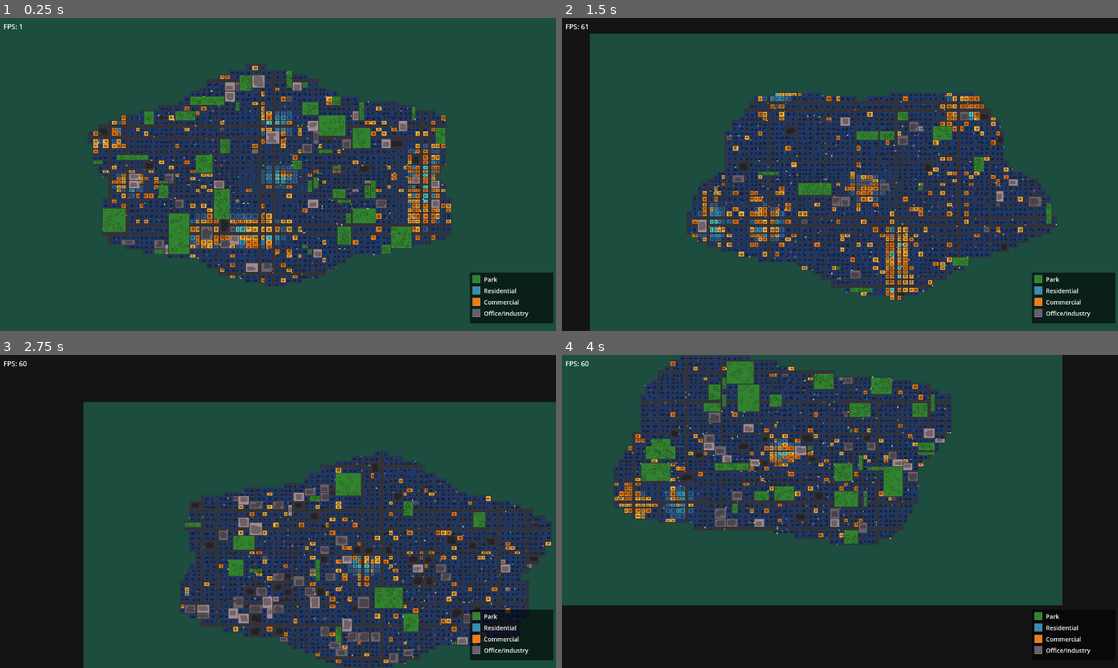
Above: before the commit, frames 1-4 (two rows, left to right).
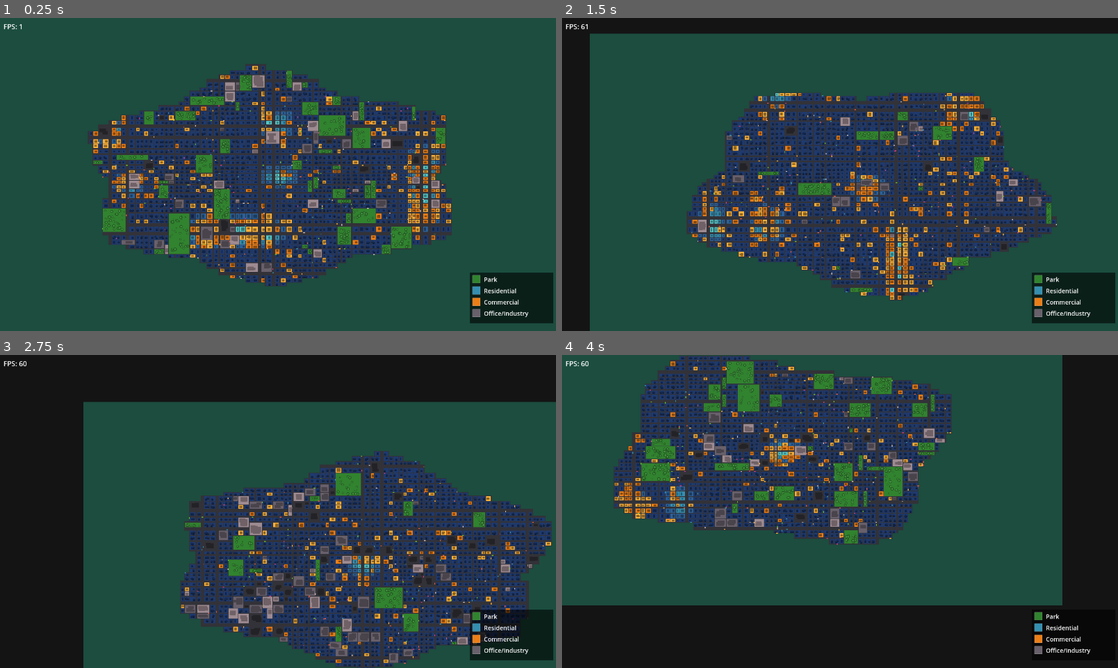
Above: after the commit, the same moments.

Repository: estebanm123/transit
Game: Godot game, scene res://Main.tscn
Two runs of this game, one before a commit and one after it. Both use one fixed random seed, a clock stepped at 60 frames per second and the inputs below.
Inputs (mouse positions are in pixels of both pictures, inside the frame that each line leads up to):
- Up to frame 1 (0.25 s): no input
- Up to frame 2 (1.5 s): tap Enter at 0.5 s; move the mouse to (962, 158) at 0.52 s; tap R at 0.6 s; click (962, 158) at 0.67 s; drag from (728, 190) to (812, 237) at 1.27 s
- Up to frame 3 (2.75 s): move the mouse to (333, 442) at 2.02 s; tap R at 2.1 s; click (333, 442) at 2.17 s
- Up to frame 4 (4 s): drag from (812, 574) to (673, 464) at 2.77 s; move the mouse to (1006, 558) at 3.52 s; tap R at 3.6 s; click (1006, 558) at 3.67 s

The runs differ from the first frame. In frame 1, less than 0.1% of the frame differs, in the area x 18-81%, y 24-84%; in frame 2, less than 0.1%; in frame 3, less than 0.1%; in frame 4, less than 0.1%, in the area x 10-70%, y 3-61%.

Commit message:
Codify palette

Diff:
--- a/City.gd
+++ b/City.gd
@@ -11,27 +11,27 @@
 const WCollector: float = 4.0
 const WLocal: float = 1.5
 
-const CCountryside: Color = Color("#1c4d3f")
-const CStreet: Color = Color("#323238")
+const CCountryside: Color = Palette.CGreenDark
+const CStreet: Color = Palette.CGrayDeep
 
-const CPark: Color = Color("#31832f")
+const CPark: Color = Palette.CGreen
 
-const CRes := [
-	Color("#1e3a70"),
-	Color("#2c6199"),
-	Color("#358fb0"),
-	Color("#55c6c6"),
+const CRes: Array[Color] = [
+	Palette.CBlueDark,
+	Palette.CBlue,
+	Palette.CSkyBlue,
+	Palette.CCyan,
 ]
 
-const CCom := [
-	Color("#eb7e17"),
-	Color("#fab13c"),
+const CCom: Array[Color] = [
+	Palette.COrange,
+	Palette.CAmber,
 ]
 
-const CInd := [
-	Color("#323238"),
-	Color("#68606b"),
-	Color("#9e8b92"),
+const CInd: Array[Color] = [
+	Palette.CGrayDeep,
+	Palette.CGrayDark,
+	Palette.CGrayMid,
 ]
 
 var vertStreetWidths: Array[float] = []
--- /dev/null
+++ b/Palette.gd
@@ -0,0 +1,50 @@
+class_name Palette
+
+const CRed: Color = Color("#c93426")
+const CRedDark: Color = Color("#9e232f")
+const CRoseDark: Color = Color("#631b33")
+const CMaroon: Color = Color("#40162a")
+const CNearBlackWarm: Color = Color("#1c0e12")
+const CBrownDarker: Color = Color("#421c1b")
+const CBrown: Color = Color("#7d2e1e")
+const CBrownLight: Color = Color("#bd4b1e")
+const COrange: Color = Color("#eb7e17")
+const CAmber: Color = Color("#fab13c")
+const COlive: Color = Color("#b5bd2b")
+const CLime: Color = Color("#6ca823")
+const CGreen: Color = Color("#31832f")
+const CGreenDark: Color = Color("#1c4d3f")
+const CTealDark: Color = Color("#153436")
+const CTealDeep: Color = Color("#0e2229")
+const CTealGreen: Color = Color("#1b6b4e")
+const CGreenMid: Color = Color("#2d9656")
+const CGreenBright: Color = Color("#6cbd2a")
+const CTeal: Color = Color("#2a6c6c")
+const CTealMid: Color = Color("#379e80")
+const CMint: Color = Color("#51d598")
+const CMintLight: Color = Color("#7ff0d9")
+const CCyan: Color = Color("#55c6c6")
+const CSkyBlue: Color = Color("#358fb0")
+const CBlue: Color = Color("#2c6199")
+const CBlueDark: Color = Color("#1e3a70")
+const CNavy: Color = Color("#271c40")
+const CPurpleDark: Color = Color("#411a4a")
+const CPurple: Color = Color("#751e6d")
+const CMagenta: Color = Color("#a1207a")
+const CPink: Color = Color("#cf3c8a")
+const CPinkLight: Color = Color("#fc868e")
+const CPinkMid: Color = Color("#e85689")
+const CPinkDark: Color = Color("#c72e68")
+const CRose: Color = Color("#7a204a")
+const CSkinLight: Color = Color("#ffd9ad")
+const CSkin: Color = Color("#f7b674")
+const CSkinDark: Color = Color("#eb8657")
+const CSienna: Color = Color("#de5b47")
+const CRust: Color = Color("#ab3c3c")
+const CTerracotta: Color = Color("#cc5b35")
+const COffWhite: Color = Color("#faefe6")
+const CGrayLight: Color = Color("#d1bcb8")
+const CGrayMid: Color = Color("#9e8b92")
+const CGrayDark: Color = Color("#68606b")
+const CGrayDeep: Color = Color("#323238")
+const CNearBlack: Color = Color("#101012")
--- a/Traffic.gd
+++ b/Traffic.gd
@@ -6,13 +6,13 @@
 const CarLength: float = 3.5
 const CarWidth: float = 1.8
 
-const CarColors: Array = [
-	Color("#d8d8d8"),
-	Color("#f0c040"),
-	Color("#e05828"),
-	Color("#3898d8"),
-	Color("#58c058"),
-	Color("#c858c8"),
+const CarColors: Array[Color] = [
+	Palette.CGrayLight,
+	Palette.CAmber,
+	Palette.CSienna,
+	Palette.CSkyBlue,
+	Palette.CGreenBright,
+	Palette.CPink,
 ]
 
 var _cars: Array = []
Not shown, added: Palette.gd.uid
